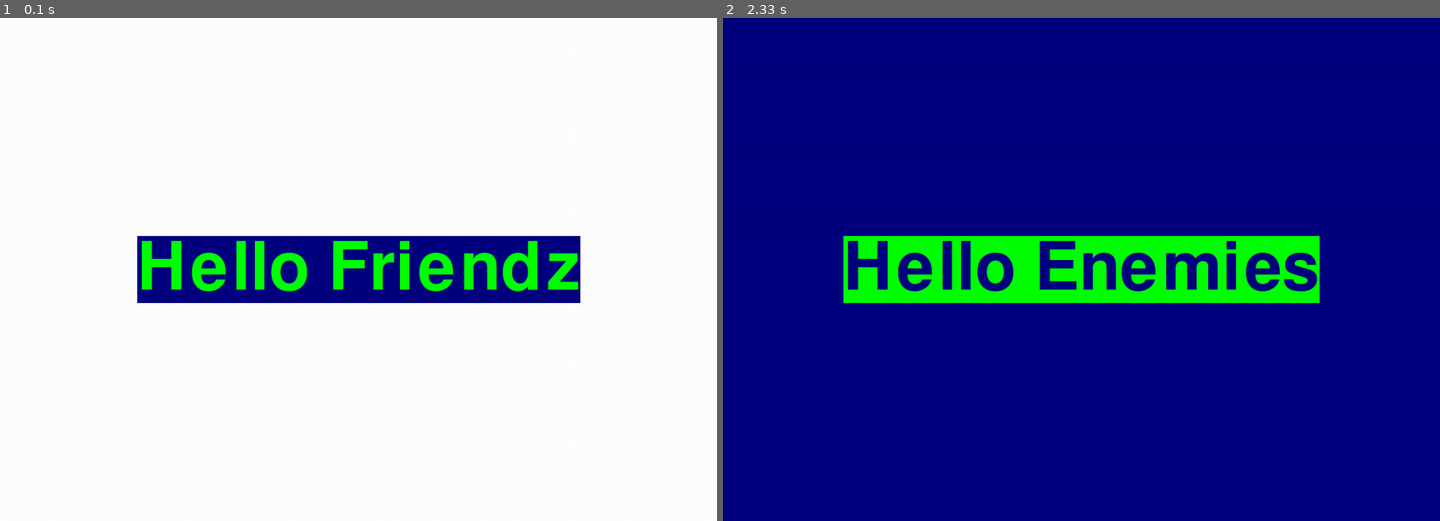
Above: before the commit, frames 1-2 (left to right).
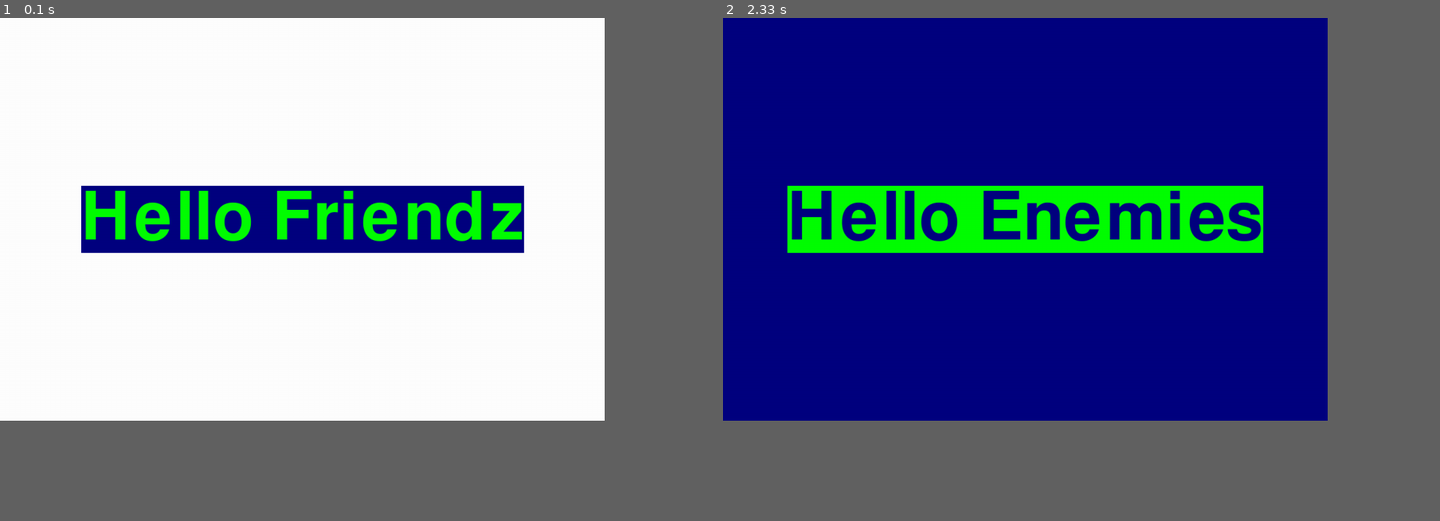
Above: after the commit, the same moments.

Repository: extrasleepy/Raspberry-Pi
Game: pygame game, started from pi_28_screen_test.py
The game is run twice, just before and just after one commit, with the same random seed, the same clock (stepped at 60 frames per second) and the same inputs.
Inputs:
- Up to frame 1 (0.1 s): no input
- Up to frame 2 (2.33 s): no input
In our replay, the window is 900x632 before the commit and 759x506 after it. These sizes can differ from the game's own. Grey fills any space a smaller window leaves; there, only what the larger window draws over its background counts as a difference.

The runs differ from the first frame. In frame 1, 14% of the frame differs, in the area x 11-81%, y 33-57%; in frame 2, 10%.

Commit message:
Update pi_28_screen_test.py

Diff:
--- a/pi_28_screen_test.py
+++ b/pi_28_screen_test.py
@@ -14,8 +14,8 @@
 black = (0, 0, 0)
 
 # assigning values to X and Y variable
-X = 1280
-Y = 900
+X = 1080
+Y = 720
 
 # create the display surface object
 # of specific dimension..e(X, Y).
